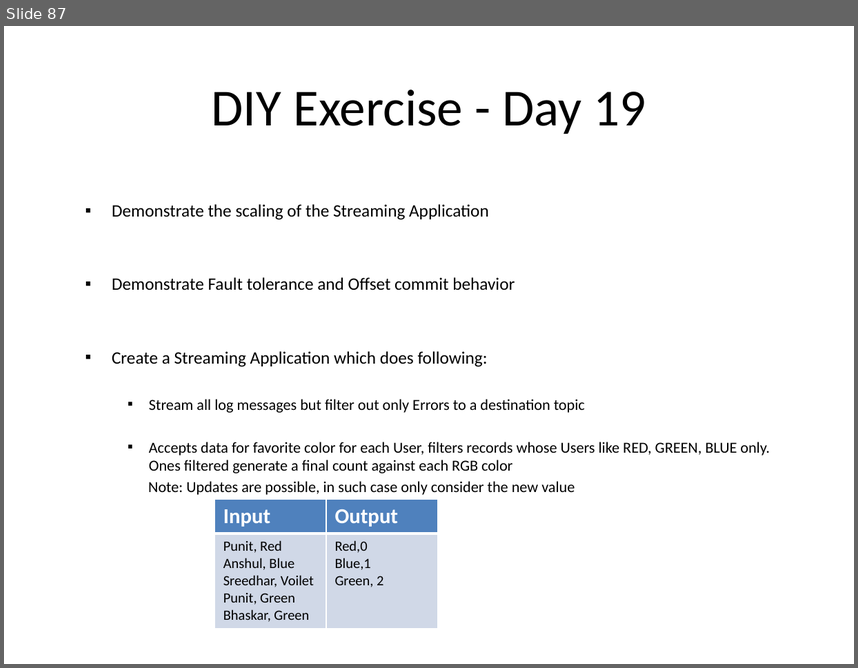
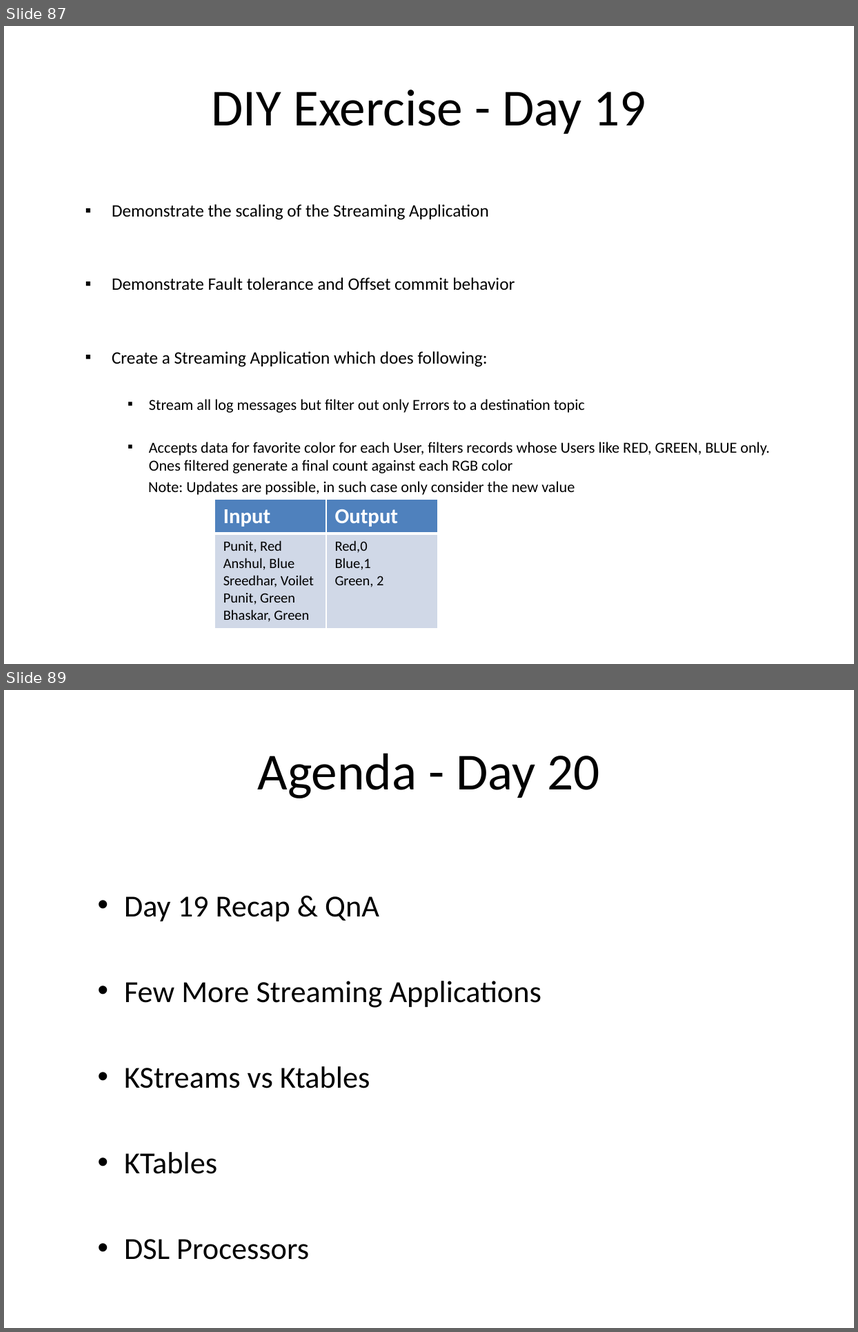
Before and after one commit to sreedharsingaraju/KafkaTutorials, a slide deck: PPT/Kafka-Teaching-Flow.pptx. Shown one above the other, each under a label of ours: slide 87 before the commit, slides 87 and 89 after it; the slides between them are not shown. The pictures are 858x668 and 858x1332 pixels, drawn with LibreOffice and Linux fonts; fonts in the diff are those of the drawing. Boxes give left, top, right and bottom in pixels: in the first picture for what was removed or moved away, otherwise in the second. Text is boxed around its words. In the diff, an @@ line names an element or a change of style, - is before the commit and + after.

Commit message:
updated diagram & ppt
updated for detailing KTables, DSL processors

```diff
--- a/PPT/Kafka-Teaching-Flow.pptx
+++ b/PPT/Kafka-Teaching-Flow.pptx
@@ slide 89 added at [4,690,854,1328], background #FFFFFF @@
@@ title added at [258,753,599,798], 44 pt, text #000000 @@
+Agenda - Day 20
@@ text added at [124,896,542,1259], 25.9 pt, text #000000 @@
+  • Day 19 Recap & QnA
+  • Few More Streaming Applications
+  • KStreams vs Ktables
+  • KTables
+  • DSL Processors
```
Also in this commit, not shown: 1 slide changed, 5 other slides added, 2 other files.
